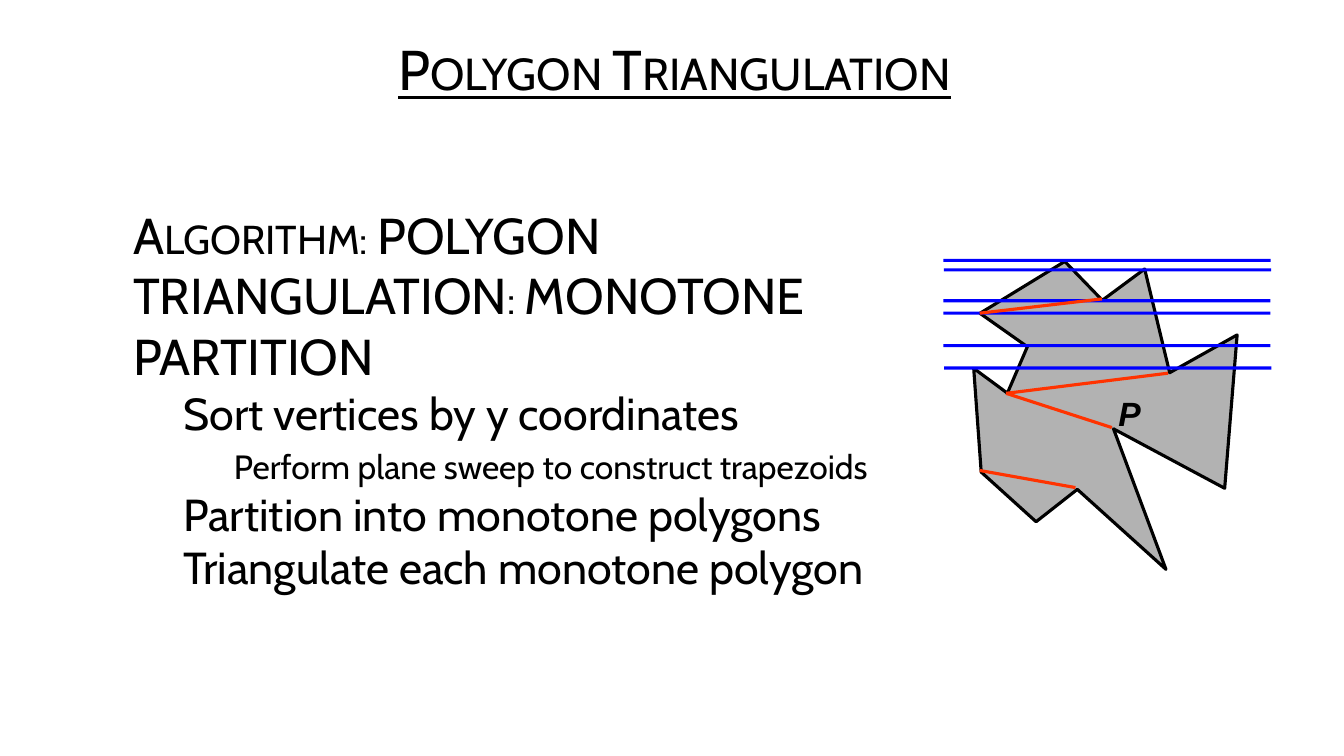
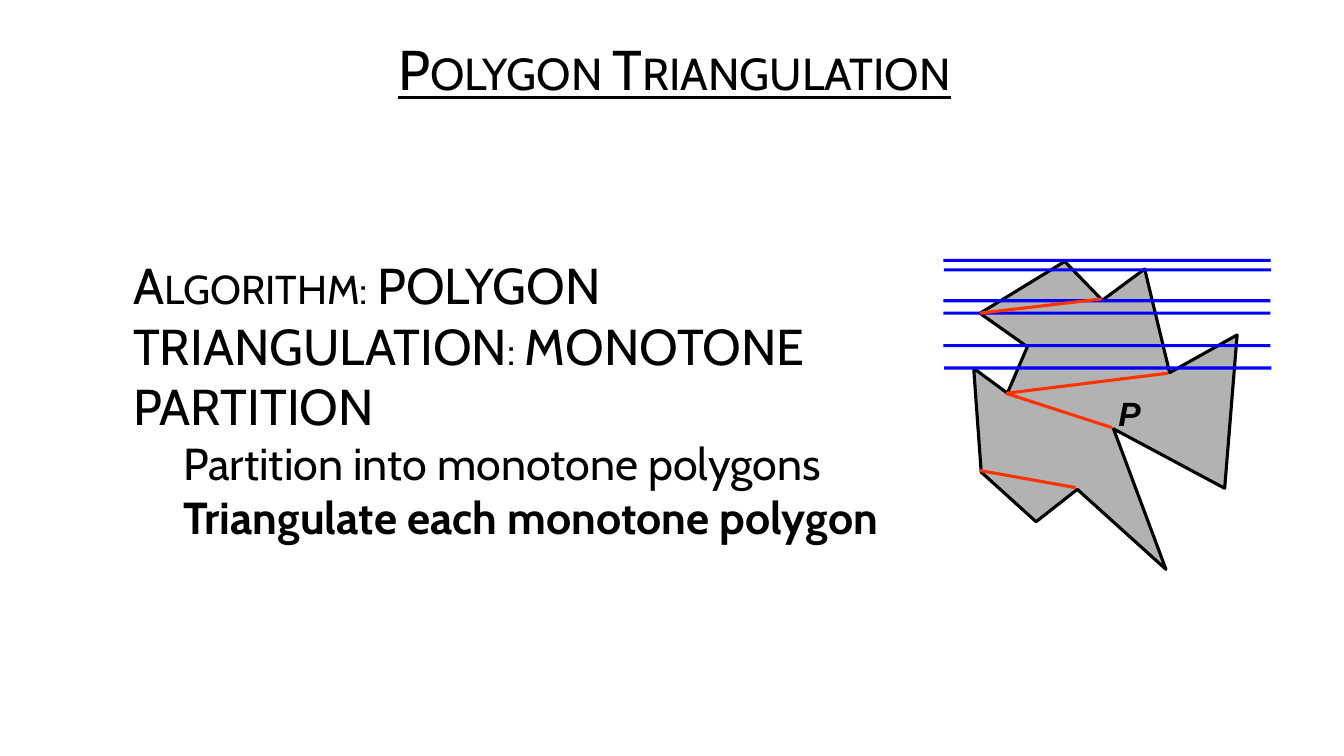
Before and after one commit to USFDataVisualization/Computational-Geometry-Lecture, a slide deck: slide 34 of L07-polygon_partitioning.pptx (slide 27 before the commit). Drawn at 1344x756 pixels with LibreOffice and Linux fonts; fonts in the diff are those of the drawing; background and template pictures are left out. Boxes give left, top, right and bottom in pixels: in the first picture for what was removed or moved away, otherwise in the second. Text is boxed around its words. In the diff, an @@ line names an element or a change of style, - is before the commit and + after.

```diff
--- a/L07-polygon_partitioning.pptx
+++ b/L07-polygon_partitioning.pptx
@@ text at <box>183,396,868,487</box>: paragraphs removed @@
-  • Sort vertices by y coordinates
-    • Perform plane sweep to construct trapezoids
@@ text at <box>183,500,877,544</box>: bold on in "Triangulate each monotone polygon" @@
```
Also in this commit, not shown: 5 other slides changed, 1 slide added, 1 slide removed, 9 other files.
